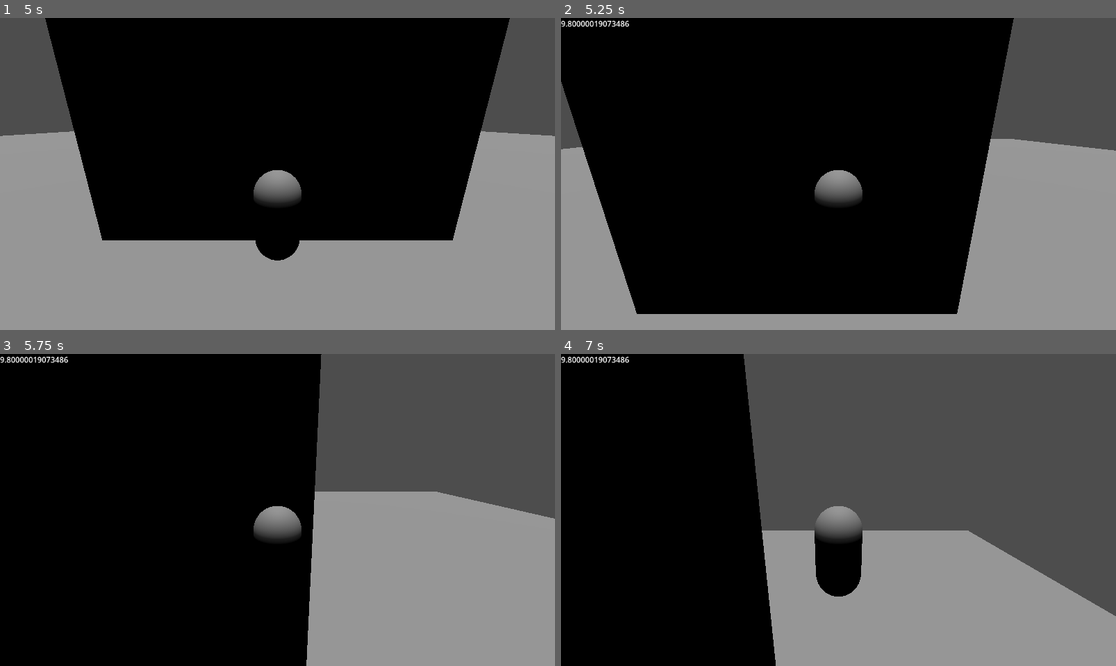
Above: before the commit, frames 1-4 (two rows, left to right).
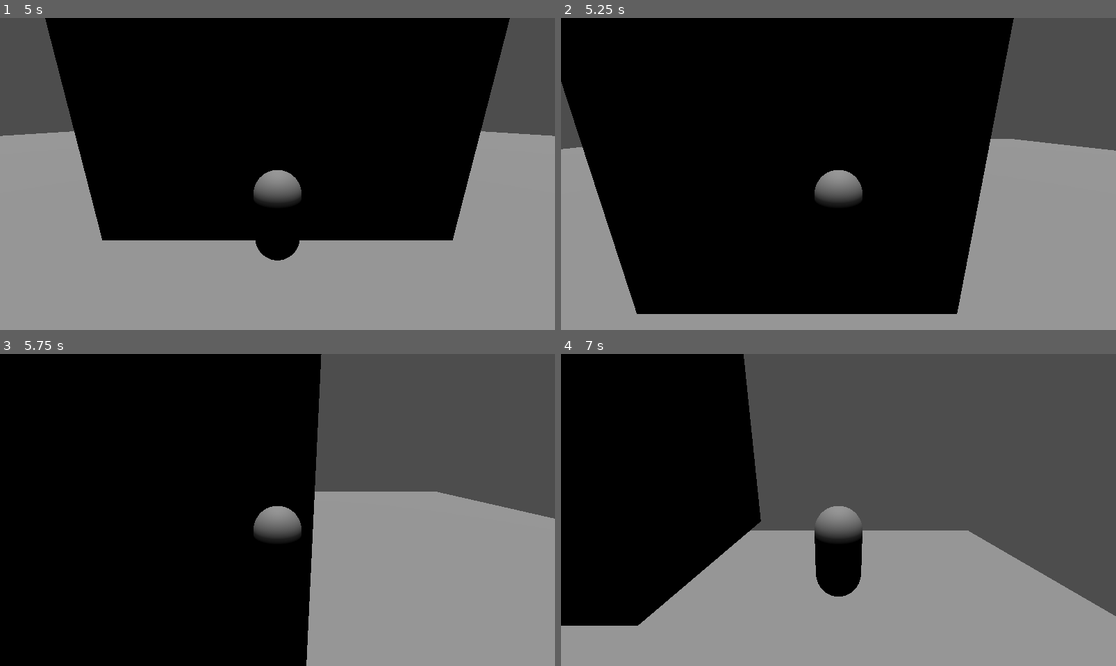
Above: after the commit, the same moments.

Repository: Knight-XAura/Cat-Tower-Climber
Game: Godot game, scene res://world/world.tscn
The game is run twice, just before and just after one commit, with the same random seed, the same clock (stepped at 60 frames per second) and the same inputs. The project has no main scene, so this scene is started directly.
Inputs:
- Up to frame 1 (5 s): hold D (move_right) 0.53-2.03 s; hold A (move_left) 2.03-4.28 s; hold D (move_right) from 4.28 s (still down)
- Up to frame 2 (5.25 s): keep holding D (move_right)
- Up to frame 3 (5.75 s): keep holding D (move_right)
- Up to frame 4 (7 s): keep holding D (move_right)

Frame 1 is identical in both runs. In frame 2, 0.2% of the frame differs, in the area x 0-13%, y 0-3%; in frame 3, 0.2%; in frame 4, 9.1%, in the area x 0-39%, y 0-100%.

Commit message:
Day 2 Commit
Fixed Physics bug where body eventually moves away enough to kill collision between player and tower

Diff:
--- a/player/cat.gd
+++ b/player/cat.gd
@@ -1,15 +1,15 @@
 extends CharacterBody3D
 
 @onready var animation_player: AnimationPlayer = $AnimationPlayer
-@onready var debug_label: Label = $CanvasLayer/Label
+
+
+const SPEED: float = 5.0
 
 
 var is_climbing: bool = false
-
-const SPEED: float = 5.0
-
 # Get the gravity from the project settings to be synced with RigidBody nodes.
 var gravity: float = ProjectSettings.get_setting("physics/3d/default_gravity")
+
 
 func _ready() -> void:
 	animation_player.play("start")
@@ -18,12 +18,12 @@
 
 
 func _physics_process(delta: float) -> void:
+	# Fixes every other run failing after about 25 tower pieces
+	position.z = 5
+
 	# Climb kitty climb!
 	if is_climbing:
 		velocity.y = gravity
-#		velocity.y += gravity * delta
-#		velocity.y = minf(velocity.y, gravity)
-		debug_label.text = str(velocity.y)
 
 	velocity.x = Input.get_axis("move_left", "move_right")
 	if velocity.x:
--- a/player/cat.tscn
+++ b/player/cat.tscn
@@ -69,11 +69,11 @@
 [node name="BodyCollider" type="CollisionShape3D" parent="."]
 shape = SubResource("CapsuleShape3D_kcv2b")
 
-[node name="Area3D" type="Area3D" parent="."]
-collision_layer = 2
+[node name="Detector" type="Area3D" parent="."]
+collision_layer = 0
 collision_mask = 2
 
-[node name="CollisionShape3D" type="CollisionShape3D" parent="Area3D"]
+[node name="DetectorCollider" type="CollisionShape3D" parent="Detector"]
 shape = SubResource("CapsuleShape3D_u6pge")
 
 [node name="AnimationPlayer" type="AnimationPlayer" parent="."]
@@ -84,4 +84,4 @@
 [node name="Camera3D" type="Camera3D" parent="."]
 transform = Transform3D(1, -6.97574e-16, -1.5246e-23, -1.5246e-23, -4.37114e-08, 1, -6.97574e-16, -1, -4.37114e-08, 2.08165e-12, 8, 4)
 
-[connection signal="body_entered" from="Area3D" to="." method="_on_area_3d_body_entered"]
+[connection signal="body_entered" from="Detector" to="." method="_on_area_3d_body_entered"]
--- /dev/null
+++ b/tower/standard.gd
@@ -0,0 +1,11 @@
+extends StaticBody3D
+
+@onready var timer: Timer = $Timer
+
+
+func _on_detector_body_exited(body: Node3D) -> void:
+	timer.start()
+
+
+func _on_timer_timeout() -> void:
+	queue_free()
--- a/tower/standard.tscn
+++ b/tower/standard.tscn
@@ -1,13 +1,31 @@
-[gd_scene load_steps=2 format=3 uid="uid://wkr7sjtl02v1"]
+[gd_scene load_steps=4 format=3 uid="uid://wkr7sjtl02v1"]
+
+[ext_resource type="Script" path="res://tower/standard.gd" id="1_2xyna"]
 
 [sub_resource type="BoxShape3D" id="BoxShape3D_0f4cp"]
+
+[sub_resource type="BoxShape3D" id="BoxShape3D_spube"]
 
 [node name="Standard" type="StaticBody3D" groups=["tower"]]
 transform = Transform3D(9, 0, 0, 0, 9, 0, 0, 0, 9, 2.08165e-12, 4.5, 2.08165e-12)
 collision_layer = 2
 collision_mask = 2
+script = ExtResource("1_2xyna")
 
 [node name="CSGBox3D" type="CSGBox3D" parent="."]
 
 [node name="StandardCollider" type="CollisionShape3D" parent="."]
 shape = SubResource("BoxShape3D_0f4cp")
+
+[node name="Detector" type="Area3D" parent="."]
+collision_layer = 0
+collision_mask = 4
+
+[node name="DetectorCollider" type="CollisionShape3D" parent="Detector"]
+shape = SubResource("BoxShape3D_spube")
+
+[node name="Timer" type="Timer" parent="."]
+one_shot = true
+
+[connection signal="body_exited" from="Detector" to="." method="_on_detector_body_exited"]
+[connection signal="timeout" from="Timer" to="." method="_on_timer_timeout"]
--- a/world/world.tscn
+++ b/world/world.tscn
@@ -21,12 +21,6 @@
 [node name="Cat" parent="." instance=ExtResource("3_w0oh0")]
 transform = Transform3D(1, 0, 0, 0, 1, 0, 0, 0, 1, 2.08165e-12, 1, 32)
 
-[node name="CanvasLayer" type="CanvasLayer" parent="Cat"]
-
-[node name="Label" type="Label" parent="Cat/CanvasLayer"]
-offset_right = 40.0
-offset_bottom = 23.0
-
 [node name="Timers" type="Node" parent="."]
 
 [node name="TowerTimer" type="Timer" parent="Timers"]
